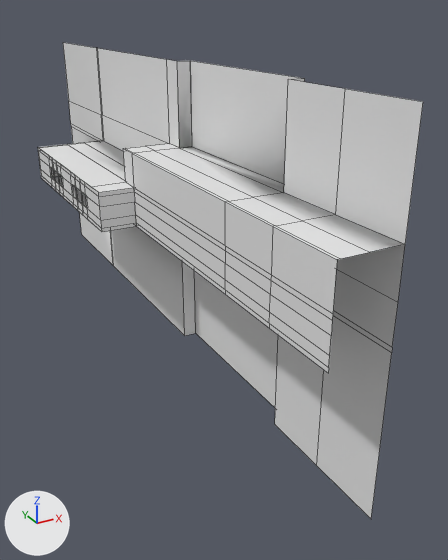
Renders of the FBX model Assets/Art/Train Car Shadow Proxy Large.fbx from each side of a commit.
Both versions are drawn from a 50 mm camera at (-20.7, -57.5, 16.7) aimed at (4.0, -12.6, -5.7). Lighting does not change. The marker at lower left points along +X, +Y and +Z. Mesh edges are drawn as thin lines.

The older version as bpy lines, for what is in view:
```python
me_plane_016 = bpy.data.meshes.new('Plane.016')
me_plane_016.from_pydata(...)  # 241 vertices, 198 faces; spans x -5.5..3.0, y -36.3..23.5, z -15.9..9.1
ob_plane_011 = bpy.data.objects.new('Plane.011', me_plane_016)
ob_plane_011.location = (-0.55, 0.0, 3.74)
```
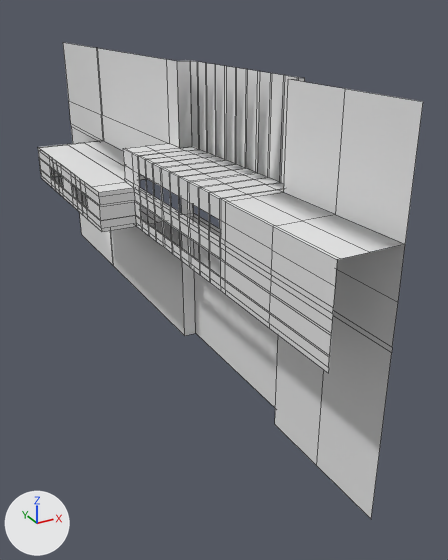
Location of each change, [x1, y1, x2, y2] in pixels of the pictures (448 x 560 px):
```json
{"part": 1, "of": "me_plane_016", "change": "added", "after": [38, 61, 337, 367]}
```

Edits to the scene script, one JSON object a line:
```json
{"block": "me_plane_016", "where": "# used by ob_plane_011; location = (-0.55, 0.0, 3.74)"}
{"op": "remove", "block": "me_plane_016", "code": "me_plane_016.from_pydata(...)  # 241 vertices, 198 faces; spans x -5.5..3.0, y -36.3..23.5, z -15.9..9.1"}
{"op": "add", "block": "me_plane_016", "code": "me_plane_016.from_pydata(...)  # 609 vertices, 524 faces; spans x -5.5..3.0, y -36.3..23.5, z -15.9..9.1"}
{"block": "me_plane_016", "change": "me_plane_016 part 1: 368 vertices added at x -5.5..3.0, y -36.3..10.6, z -4.1..9.1"}
```
